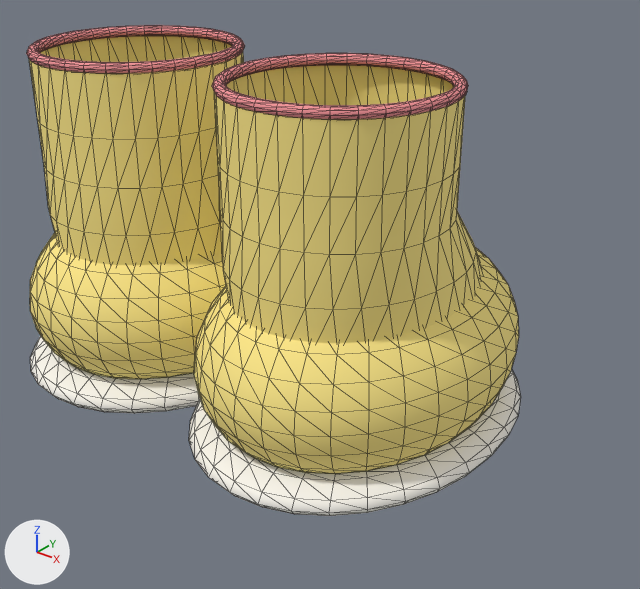
The glTF model modules/Wardrobe/Models/Clothes/rain_boots.glb as it was, and as the next commit left it.
Both versions are drawn from a 50 mm lens placed at (0.366, -0.374, 0.324), pointed at (0.05, 0.021, 0.079). Arrows for +X, +Y and +Z are at lower left; the lights stay in place. The older version comes first. Mesh edges are drawn as thin lines.

The scene before the commit, as lines of its bpy script (objects in view):
```python
me_legl = bpy.data.meshes.new('LegL')
me_legl.from_pydata(...)  # 1057 vertices, 2012 faces; spans x -0.096..0.096, y -0.097..0.147, z -0.42..-0.197
# faces by material slot: [928, 444, 640]
me_legl.materials.append(mat_cloth)  # yellow #ffea89
me_legl.materials.append(mat_sole)  # white #fffcf3
me_legl.materials.append(mat_rim)  # pink #f69599
me_legr = bpy.data.meshes.new('LegR')
me_legr.from_pydata(...)  # 1057 vertices, 2012 faces; spans x -0.096..0.096, y -0.097..0.147, z -0.42..-0.197
# faces by material slot: [928, 444, 640]
me_legr.materials.append(mat_cloth)  # yellow #ffea89
me_legr.materials.append(mat_sole)  # white #fffcf3
me_legr.materials.append(mat_rim)  # pink #f69599
ob_legl = bpy.data.objects.new('LegL', me_legl)
ob_legl.location = (-0.08, 0.0, 0.42)
ob_legr = bpy.data.objects.new('LegR', me_legr)
ob_legr.location = (0.08, 0.0, 0.42)
```
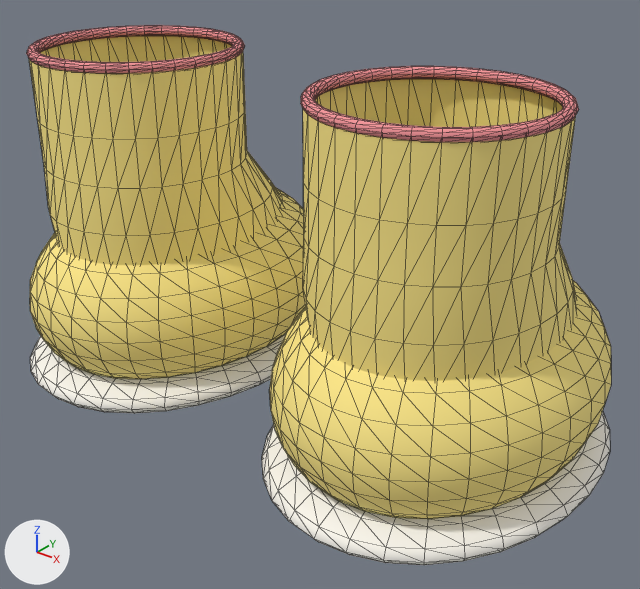
The newer file is also turned or shifted as a whole; pictures and numbers use the older file's frame.

Pixel boxes [x1, y1, x2, y2] of what changed, in the pictures (640 x 589 px):
'LegR', moved
    before: [189, 53, 521, 516]
    after: [262, 66, 611, 565]

The change, as a list of edits to the scene's bpy script:
```text
Change me_legr:
    used by ob_legr; location = (0.08, 0.0, 0.42)
    remove me_legr.from_pydata(...)  # 1057 vertices, 2012 faces; spans x -0.096..0.096, y -0.097..0.147, z -0.42..-0.197
    add me_legr.from_pydata(...)  # 1057 vertices, 2012 faces; spans x -0.036..0.156, y -0.097..0.147, z -0.42..-0.197
    me_legr part 1: the whole mesh is moved by (0.06, 0.0, 0.0)
```
